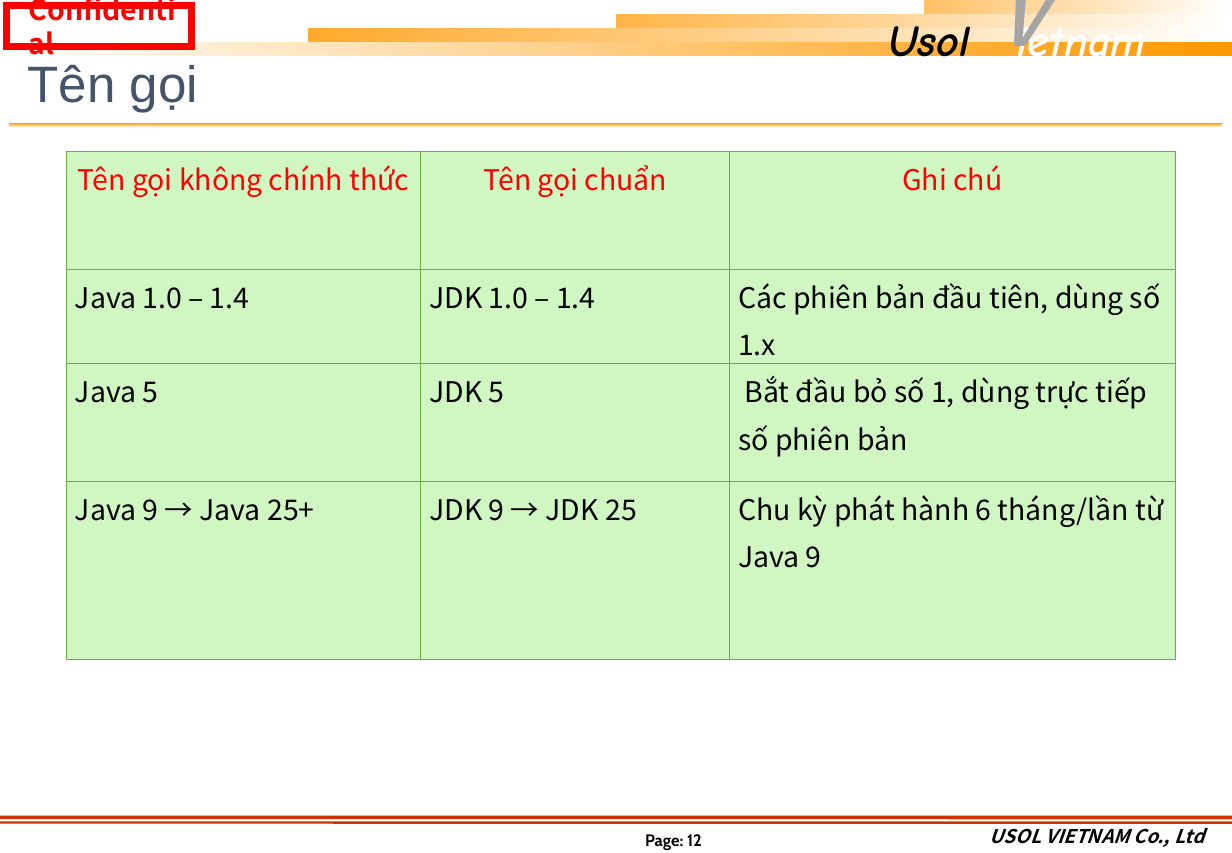
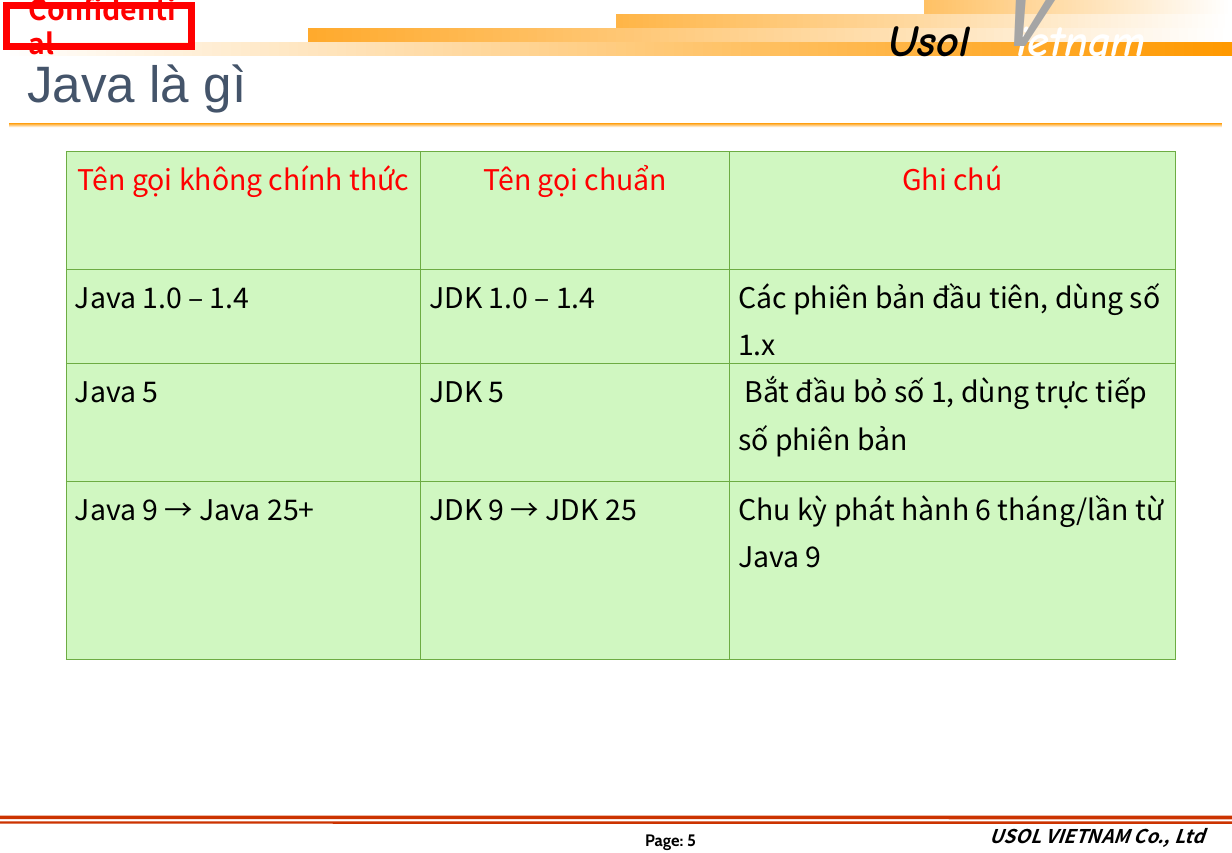
Before and after one commit to khuongmaingoc/javaDoc, a slide deck: slide 5 of Java_Week1.pptx (slide 12 before the commit). Drawn at 1232x853 pixels with LibreOffice and Linux fonts; fonts in the diff are those of the drawing; background and template pictures are left out. Boxes give left, top, right and bottom in pixels: in the first picture for what was removed or moved away, otherwise in the second. Text is boxed around its words. In the diff, an @@ line names an element or a change of style, - is before the commit and + after.

```diff
--- a/Java_Week1.pptx
+++ b/Java_Week1.pptx
@@ title at <box>27,64,247,112</box>: text changed @@
-Tên gọi
+Java là gì
@@ page number at <box>645,834,696,850</box>: text changed @@
-Page: 12
+Page: 5
```
Also in this commit, not shown: 8 other slides changed, 4 slides added.
